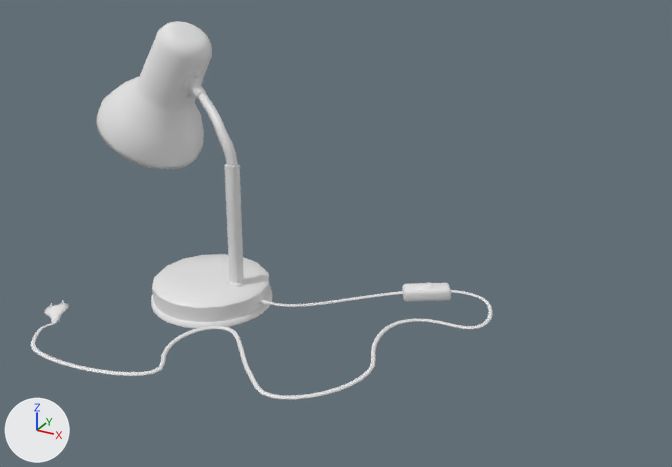
What one commit did to the FBX model MovistarExperience/StrangerThings/EscapeRoom/SM_Lamp/SM_Lamp.fbx.
One viewpoint serves both versions: a 50 mm lens placed at (0.42, -5.81, 3.81), pointed at (-2.64, -0.25, 1.03). Lighting does not change. The marker at lower left points along +X, +Y and +Z. Where no turn or scale is listed for an object, it has been applied to the vertices.

In view in the first picture: 'Base1_low.004', 'Base_low.004', 'Bolts_1.2_low.004', 'Bolts_1_low.004', 'Button_low.004', 'Crossing_low.004', 'Cylinder_low.004', 'Lamp_low.004', 'Plug_low.004', 'Regulator_low.004', 'Spiral_low.004', 'tube1_low.004', 'wire_low.004'.
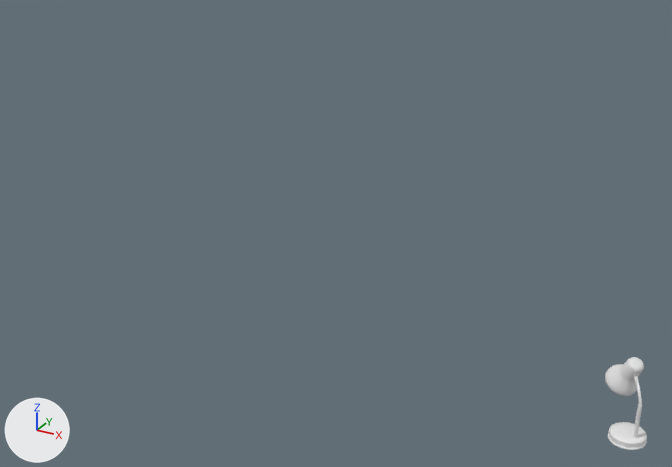
Where the newer file only moved an object's origin or applied its transform, the numbers keep the older frame.

Where the change shows, as pixel boxes [x1, y1, x2, y2] in the pictures (672 x 467 px):
'Lamp_low.004', mesh turned: before [96, 21, 212, 169]; after [605, 357, 644, 396]
'Base_low.004', mesh turned: before [152, 254, 270, 322]; after [609, 422, 647, 448]
'wire_low.004', deleted: before [31, 290, 493, 400]
'Cylinder_low.004', mesh turned: before [224, 164, 246, 287]; after [632, 403, 642, 439]
'Base1_low.004', mesh turned: before [151, 285, 273, 328]; after [608, 431, 647, 450]
'Spiral_low.004', mesh turned: before [198, 92, 238, 167]; after [636, 380, 642, 405]
'Regulator_low.004', deleted: before [402, 283, 451, 302]
'tube1_low.004', mesh turned: before [180, 70, 206, 99]; after [631, 374, 639, 381]
'Plug_low.004', deleted: before [44, 300, 69, 323]
'Button_low.004', deleted: before [419, 283, 434, 289]
'Crossing_low.004', mesh turned (not visible afterwards): before [258, 297, 264, 304]
'Bolts_1_low.004', mesh turned (not visible afterwards): before [194, 72, 200, 78]
'Bolts_1.2_low.004', mesh turned (not visible afterwards): before [188, 93, 193, 97]

Diff of the bpy script that builds the scene:
```diff
--- a/MovistarExperience/StrangerThings/EscapeRoom/SM_Lamp/SM_Lamp.fbx.py
+++ b/MovistarExperience/StrangerThings/EscapeRoom/SM_Lamp/SM_Lamp.fbx.py
@@ me_circle_086 @@
 me_circle_086.from_pydata(...)  # 36 vertices, 28 faces; spans x -0.0127..0.0302, y -0.029..0.0233, z -0.0299..0.0176
+# me_circle_086 part 7: the whole mesh is turned -34.8 degrees about the z axis through its middle and scaled by 0.199, then moved by (3.9975, -1.4165, -0.7239)
 me_circle_086.materials.append(mat_lamp)
@@ me_circle_078 @@
 me_circle_078.from_pydata(...)  # 36 vertices, 28 faces; spans x -0.0122..0.0299, y -0.0289..0.0238, z -0.0293..0.0177
+# me_circle_078 part 4: the whole mesh is turned -34.8 degrees about the z axis through its middle and scaled by 0.199, then moved by (3.908, -1.4026, -0.8684)
 me_circle_078.materials.append(mat_lamp)
@@ me_circle_085 @@
 me_circle_085.from_pydata(...)  # 16 vertices, 14 faces; spans x -0.0091..0.0116, y -0.0349..0.0345, z -0.0322..0.0354
+# me_circle_085 part 2: the whole mesh is turned -34.8 degrees about the z axis through its middle and scaled by 0.199, then moved by (3.3444, -1.3372, 0.5793)
 me_circle_085.materials.append(mat_lamp)
@@ me_circle_079 @@
 me_circle_079.from_pydata(...)  # 329 vertices, 368 faces; spans x -0.418..0.712, y -0.369..0.554, z -0.197..1.057
+# me_circle_079 part 3: the whole mesh is turned -34.8 degrees about the z axis through its middle and scaled by 0.199, then moved by (4.341, -1.458, -0.682)
 me_circle_079.materials.append(mat_lamp)
@@ me_plane_005 @@
 me_plane_005.from_pydata(...)  # 112 vertices, 101 faces; spans x -0.123..0.124, y -0.091..0.112, z -0.124..0.144
+# me_plane_005 part 5: the whole mesh is turned -34.8 degrees about the z axis through its middle and scaled by 0.199, then moved by (3.956, -1.419, -0.798)
 me_plane_005.materials.append(mat_lamp)
@@ me_circle_077 @@
 me_circle_077.from_pydata(...)  # 48 vertices, 42 faces; spans x -0.292..0.158, y -0.081..0.148, z -0.24..0.313
+# me_circle_077 part 8: the whole mesh is turned -34.8 degrees about the z axis through its middle and scaled by 0.199, then moved by (3.704, -1.356, -0.554)
 me_circle_077.materials.append(mat_lamp)
@@ me_cylinder_015 @@
 me_cylinder_015.from_pydata(...)  # 54 vertices, 52 faces; spans x -0.071..0.071, y -0.082..0.082, z 0.0..1.067
+# me_cylinder_015 part 1: the whole mesh is turned -34.8 degrees about the z axis through its middle and scaled by 0.199, then moved by (3.551, -1.318, 0.077)
 me_cylinder_015.materials.append(mat_lamp)
@@ me_circle_089 @@
 me_circle_089.from_pydata(...)  # 98 vertices, 112 faces; spans x -0.524..0.524, y -0.525..0.523, z 0.002..0.052
+# me_circle_089 part 6: the whole mesh is turned -34.8 degrees about the z axis through its middle and scaled by 0.199, then moved by (3.769, -1.28, 0.653)
 me_circle_089.materials.append(mat_lamp)
@@ me_circle_076 @@
 me_circle_076.from_pydata(...)  # 73 vertices, 48 faces; spans x -0.506..0.506, y -0.506..0.506, z 0.052..0.216
+# me_circle_076 part 9: the whole mesh is turned -34.8 degrees about the z axis through its middle and scaled by 0.199, then moved by (3.769, -1.281, 0.568)
 me_circle_076.materials.append(mat_lamp)
@@ ob_regulator_low_004 @@
-ob_regulator_low_004 = bpy.data.objects.new('Regulator_low.004', me_cube_026)
@@ ob_button_low_004 @@
-ob_button_low_004 = bpy.data.objects.new('Button_low.004', me_cube_027)
@@ ob_plug_low_004 @@
-ob_plug_low_004 = bpy.data.objects.new('Plug_low.004', me_circle_084)
@@ ob_wire_low_004 @@
-ob_wire_low_004 = bpy.data.objects.new('wire_low.004', me_beziercurve_006)
```
